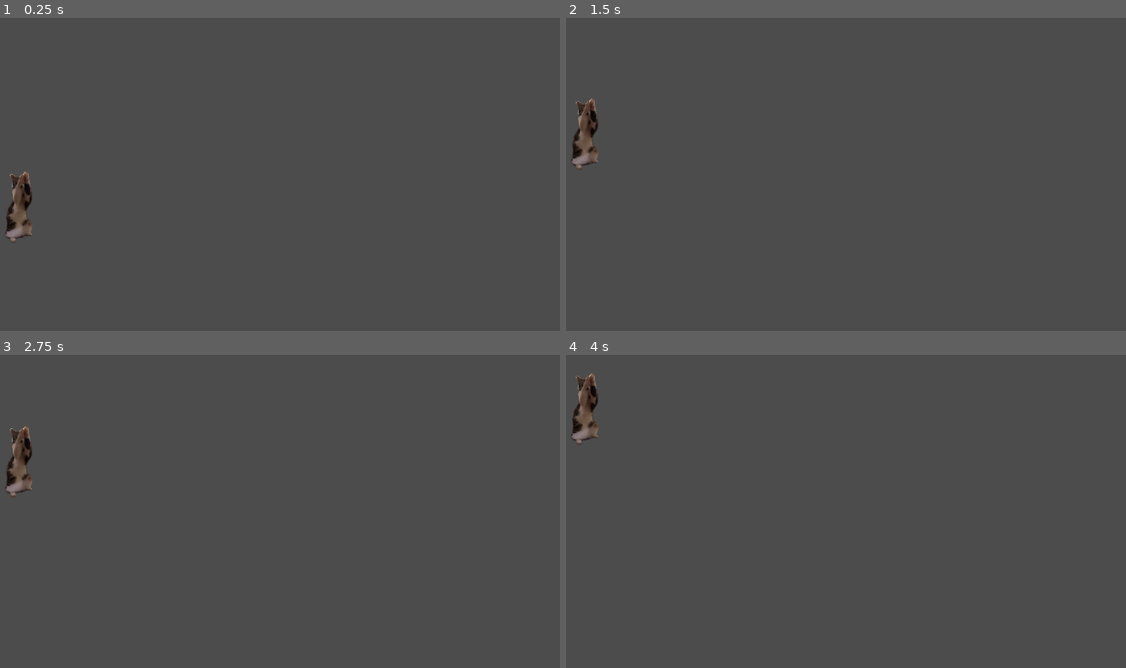
Above: before the commit, frames 1-4 (two rows, left to right).
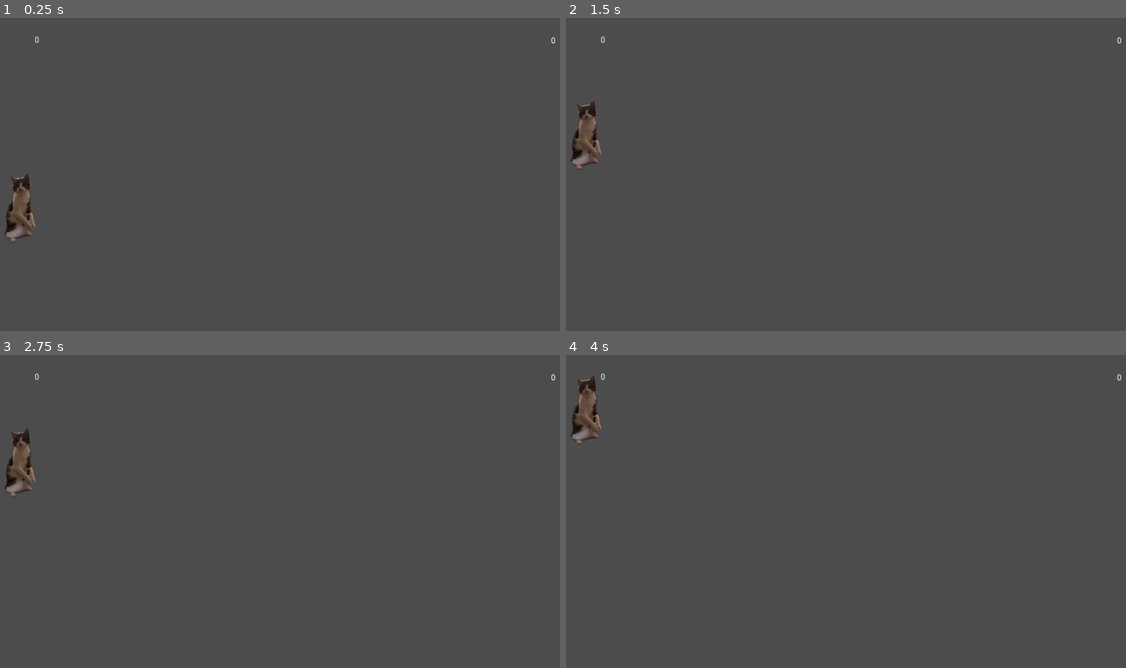
Above: after the commit, the same moments.

Repository: surgura/Gus
Game: Godot game, scene res://world.tscn
The game is run twice, just before and just after one commit, with the same random seed, the same clock (stepped at 60 frames per second) and the same inputs.
Inputs:
- Up to frame 1 (0.25 s): no input
- Up to frame 2 (1.5 s): hold W (up) 0.53-1.28 s; tap Space (hit) at 0.6, 1.35 s; hold S (down) from 1.28 s (still down)
- Up to frame 3 (2.75 s): release S (down) at 2.03 s; hold W (up) from 2.03 s (still down); tap Space (hit) at 2.1 s
- Up to frame 4 (4 s): tap Space (hit) at 2.85, 3.6 s; release W (up) at 3.53 s; hold S (down) from 3.53 s (still down)

The runs differ from the first frame. In frame 1, 0.4% of the frame differs, in the area x 0-100%, y 5-73%; in frame 2, 0.4%; in frame 3, 0.4%, in the area x 0-100%, y 5-45%; in frame 4, 0.4%.

Commit message:
added points

Diff:
--- /dev/null
+++ b/godot/goal_area.gd
@@ -0,0 +1,18 @@
+extends Area2D
+
+# Declare member variables here. Examples:
+# var a = 2
+# var b = "text"
+
+# Called when the node enters the scene tree for the first time.
+func _ready():
+	pass # Replace with function body.
+
+# Called every frame. 'delta' is the elapsed time since the previous frame.
+#func _process(delta):
+#	pass
+
+
+func _on_GoalArea_body_entered(body):
+	print("GOOAALL!!!")
+	pass # Replace with function body.
--- /dev/null
+++ b/godot/goal_area.tscn
@@ -0,0 +1,15 @@
+[gd_scene load_steps=3 format=2]
+
+[ext_resource path="res://goal_area.gd" type="Script" id=1]
+
+[sub_resource type="RectangleShape2D" id=1]
+extents = Vector2( 20, 100 )
+
+[node name="GoalArea" type="Area2D"]
+gravity = 0.0
+script = ExtResource( 1 )
+
+[node name="CollisionShape2D" type="CollisionShape2D" parent="."]
+position = Vector2( 0, 0.516891 )
+shape = SubResource( 1 )
+[connection signal="body_entered" from="." to="." method="_on_GoalArea_body_entered"]
--- a/godot/gus.tscn
+++ b/godot/gus.tscn
@@ -33,6 +33,7 @@
 position = Vector2( -0.197952, -2.61567 )
 scale = Vector2( 0.1, 0.1 )
 frames = SubResource( 2 )
+frame = 1
 playing = true
 offset = Vector2( -100, 100 )
 flip_h = true
--- /dev/null
+++ b/godot/world.gd
@@ -0,0 +1,30 @@
+extends Node2D
+
+# Declare member variables here. Examples:
+# var a = 2
+# var b = "text"
+
+var leftPoints = 0
+var rightPoints = 0
+
+
+# Called when the node enters the scene tree for the first time.
+func _ready():
+	get_node("RightPlayerPoints").text = str(rightPoints)
+	get_node("LeftPlayerPoints").text = str(leftPoints)
+
+# Called every frame. 'delta' is the elapsed time since the previous frame.
+#func _process(delta):
+#	pass
+
+
+func _on_LeftGoal_body_entered(body):
+	rightPoints += 1
+	get_node("RightPlayerPoints").text = str(rightPoints)
+	print("Right player scores")
+
+
+func _on_RightGoal_body_entered(body):
+	leftPoints += 1
+	get_node("LeftPlayerPoints").text = str(leftPoints)
+	print("Left player scores")
--- a/godot/world.tscn
+++ b/godot/world.tscn
@@ -1,17 +1,24 @@
-[gd_scene load_steps=4 format=2]
+[gd_scene load_steps=7 format=2]
 
-[ext_resource path="res://gus.tscn" type="PackedScene" id=1]
-[ext_resource path="res://ball.tscn" type="PackedScene" id=2]
+[ext_resource path="res://world.gd" type="Script" id=1]
+[ext_resource path="res://gus.tscn" type="PackedScene" id=2]
+[ext_resource path="res://ball.tscn" type="PackedScene" id=3]
 
 [sub_resource type="RectangleShape2D" id=1]
 extents = Vector2( 659.734, 41.6042 )
 
+[sub_resource type="RectangleShape2D" id=2]
+extents = Vector2( 57.9803, 412.392 )
+
+[sub_resource type="AudioStreamSample" id=3]
+
 [node name="World" type="Node2D"]
 position = Vector2( 66.9346, 306.104 )
+script = ExtResource( 1 )
 
-[node name="Gus" parent="." instance=ExtResource( 1 )]
+[node name="Gus" parent="." instance=ExtResource( 2 )]
 
-[node name="Ball" parent="." instance=ExtResource( 2 )]
+[node name="Ball" parent="." instance=ExtResource( 3 )]
 position = Vector2( 387.083, -92.7676 )
 
 [node name="StaticBody2D" type="StaticBody2D" parent="."]
@@ -19,5 +26,43 @@
 collision_mask = 2
 
 [node name="CollisionShape2D" type="CollisionShape2D" parent="StaticBody2D"]
-position = Vector2( 378.731, 258.117 )
+position = Vector2( 461.245, 329.3 )
 shape = SubResource( 1 )
+
+[node name="LeftGoal" type="Area2D" parent="."]
+
+[node name="CollisionShape2D" type="CollisionShape2D" parent="LeftGoal"]
+position = Vector2( -96.1274, -122.316 )
+shape = SubResource( 2 )
+
+[node name="RightGoal" type="Area2D" parent="."]
+
+[node name="CollisionShape2D" type="CollisionShape2D" parent="RightGoal"]
+position = Vector2( 981.151, -121.657 )
+shape = SubResource( 2 )
+
+[node name="MeowSound" type="AudioStreamPlayer" parent="."]
+stream = SubResource( 3 )
+
+[node name="LeftPlayerPoints" type="RichTextLabel" parent="."]
+margin_left = 23.7761
+margin_top = -277.407
+margin_right = 158.776
+margin_bottom = -200.407
+visible_characters = 3
+text = "0"
+
+[node name="RightPlayerPoints" type="RichTextLabel" parent="."]
+anchor_left = 1.0
+anchor_top = 1.0
+anchor_right = 1.0
+anchor_bottom = 1.0
+margin_left = 853.737
+margin_top = -276.296
+margin_right = 988.737
+margin_bottom = -194.296
+visible_characters = 3
+text = "0"
+scroll_active = false
+[connection signal="body_entered" from="LeftGoal" to="." method="_on_LeftGoal_body_entered"]
+[connection signal="body_entered" from="RightGoal" to="." method="_on_RightGoal_body_entered"]
